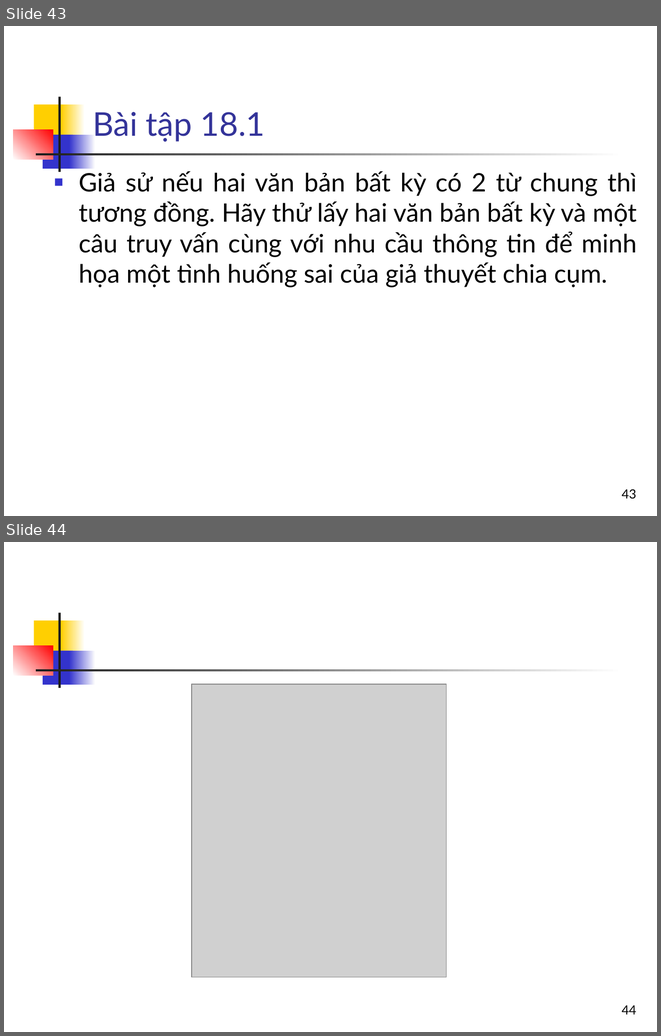
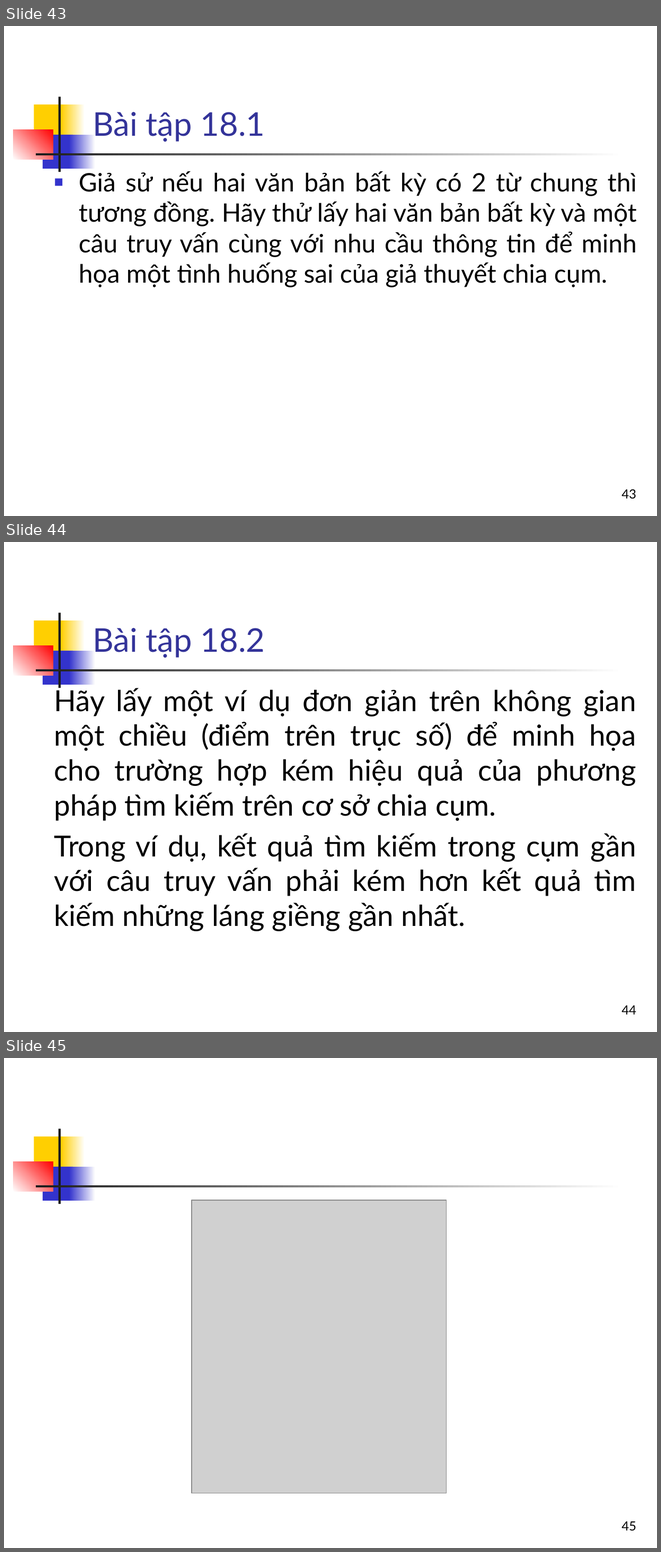
Before and after one commit to bangoc/IT4853, a slide deck: Bai 18 Chia cum van ban_p1.pptx. Shown one above the other, each under a label of ours: slides 43 and 44 before the commit, slides 43, 44 and 45 after it. The pictures are 661x1036 and 661x1552 pixels, drawn with LibreOffice and Linux fonts; fonts in the diff are those of the drawing; grey boxes stand for pictures. Boxes give left, top, right and bottom in pixels: in the first picture for what was removed or moved away, otherwise in the second. Text is boxed around its words. In the diff, an @@ line names an element or a change of style, - is before the commit and + after.

```diff
--- a/Bai 18 Chia cum van ban_p1.pptx
+++ b/Bai 18 Chia cum van ban_p1.pptx
@@ slide 44 added at (x1=4, y1=542, x2=657, y2=1032), background #FFFFFF; not listed: 7 template elements that a slide beside it also shows @@
@@ title added at (x1=93, y1=628, x2=265, y2=658), 36 pt, text #333399 @@
+Bài tập 18.2
@@ text added at (x1=54, y1=686, x2=636, y2=931), 32 pt, text #000000 @@
+Hãy lấy một ví dụ đơn giản trên không gian một chiều (điểm trên trục số) để minh họa cho trường hợp kém hiệu quả của phương pháp tìm kiếm trên cơ sở chia cụm.
+Trong ví dụ, kết quả tìm kiếm trong cụm gần với câu truy vấn phải kém hơn kết quả tìm kiếm những láng giềng gần nhất.
@@ page number added at (x1=621, y1=1005, x2=636, y2=1014), 14 pt, text #000000 @@
+44
@@ what was slide 44 is now slide 45 @@
@@ page number at (x1=621, y1=1521, x2=636, y2=1530): text changed @@
-44
+45
```
Also in this commit, not shown: 1 other file.
